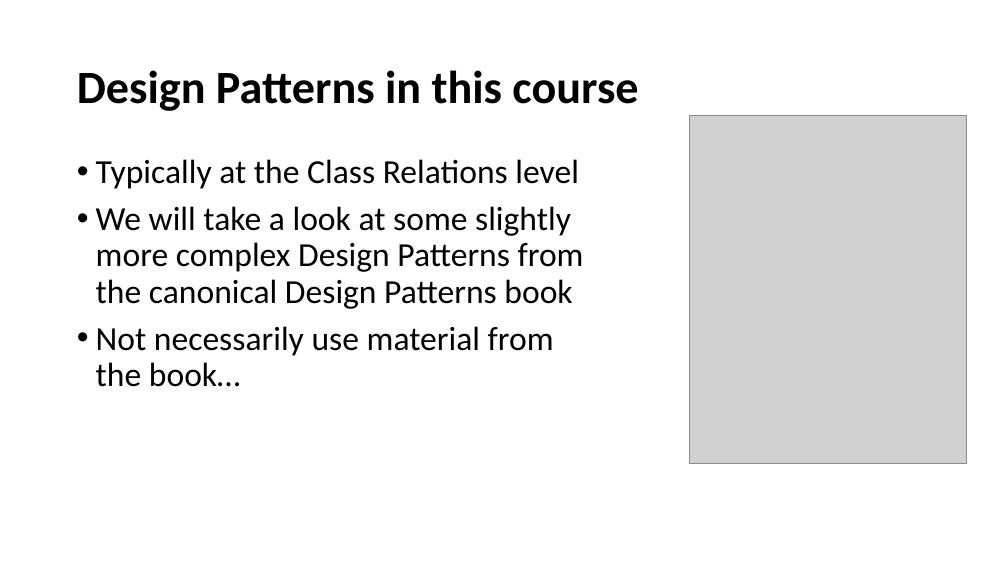
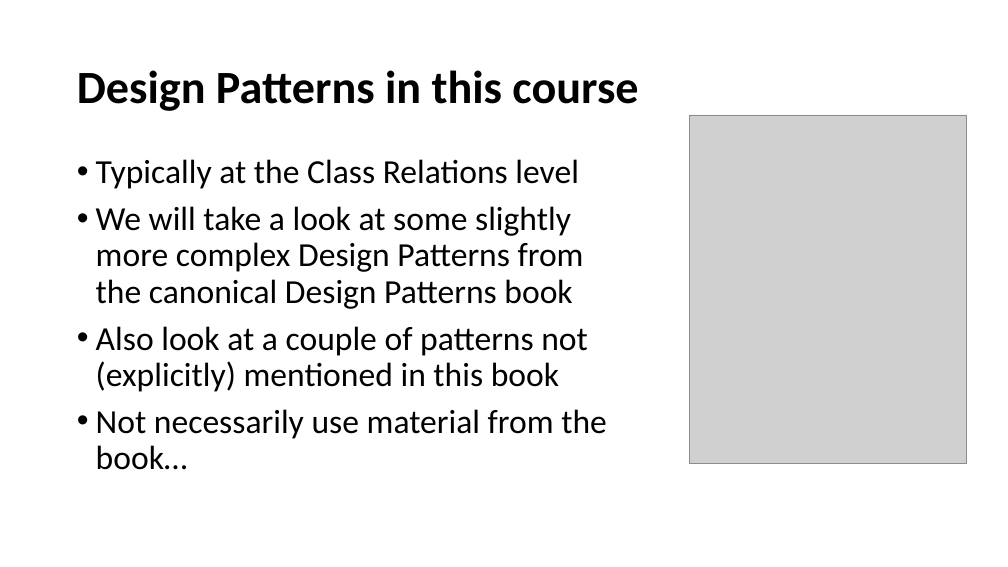
Before and after one commit to perl-easj/OOProg, a slide deck: slide 45 of ASWC/Presentations/ASWC_Day0_Intro.pptx (slide 36 before the commit). Drawn at 1008x567 pixels with LibreOffice and Linux fonts; fonts in the diff are those of the drawing; grey boxes stand for pictures. Boxes give left, top, right and bottom in pixels: in the first picture for what was removed or moved away, otherwise in the second. Text is boxed around its words. In the diff, an @@ line names an element or a change of style, - is before the commit and + after.

```diff
--- a/ASWC/Presentations/ASWC_Day0_Intro.pptx
+++ b/ASWC/Presentations/ASWC_Day0_Intro.pptx
@@ text at (96,326,588,392): paragraph added @@
+• Also look at a couple of patterns not (explicitly) mentioned in this book
```
Also in this commit, not shown: 10 other slides changed, 3 slides added, 25 other files.
